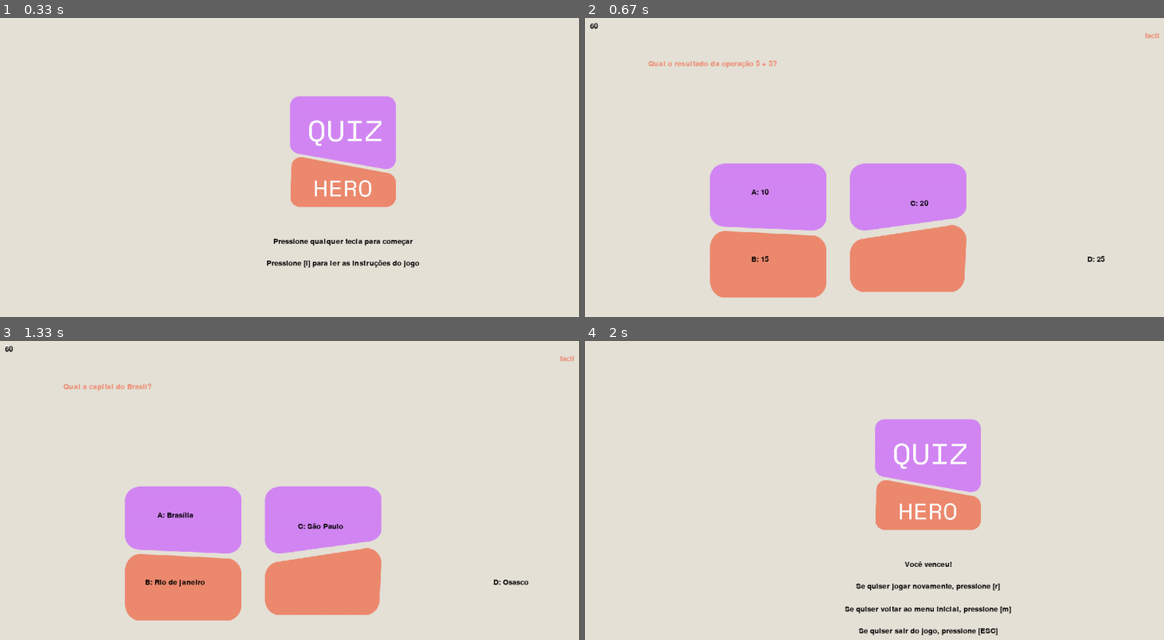
Above: before the commit, frames 1-4 (two rows, left to right).
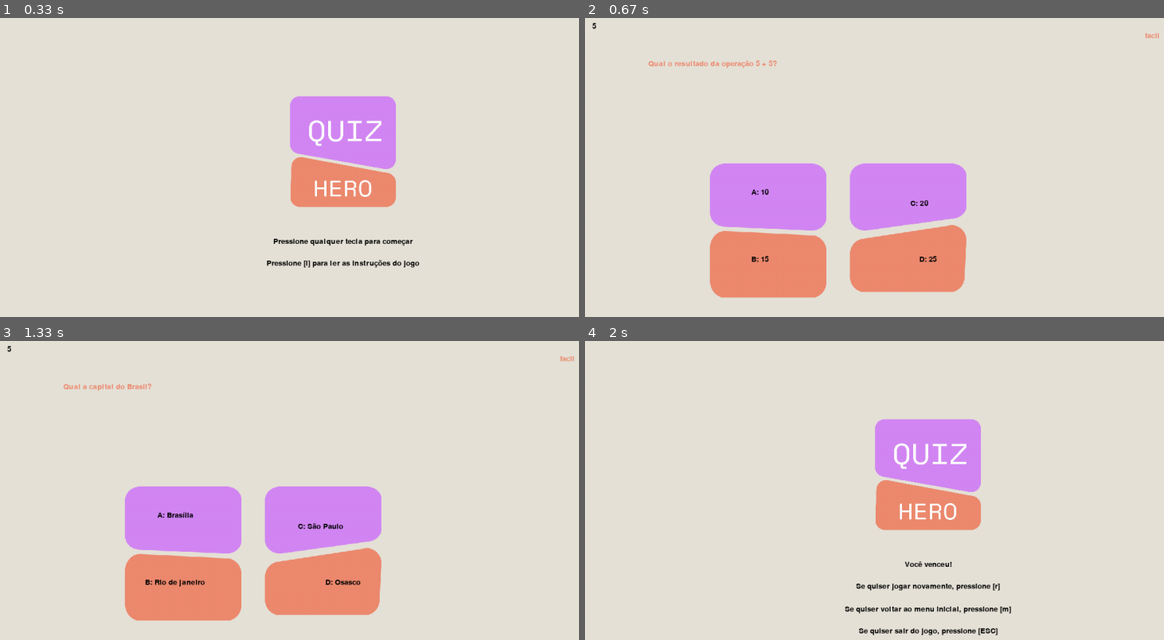
Above: after the commit, the same moments.

Repository: insper-classroom/devlife-23-1-projeto-pygame-jonas-pelegrina-gabriel-mendes
Game: pygame game, started from jogo.py
The game is run twice, just before and just after one commit, with the same random seed, the same clock (stepped at 60 frames per second) and the same inputs.
Inputs:
- Up to frame 1 (0.33 s): no input
- Up to frame 2 (0.67 s): tap Enter at 0.33 s
- Up to frame 3 (1.33 s): tap A at 0.67 s; hold R from 1 s (still down)
- Up to frame 4 (2 s): release R at 1.47 s; tap A at 1.5 s

Frame 1 is identical in both runs. In frame 2, 0.1% of the frame differs, in the area x 0-90%, y 1-82%; in frame 3, 0.2%, in the area x 0-92%, y 1-82%; in frame 4, nothing differs.

Commit message:
Organizando textos do jogo

Diff:
--- a/jogo.py
+++ b/jogo.py
@@ -94,7 +94,7 @@
             window.blit (opcao_a, (WIDTH/2 - opcao_a.get_width()/2 - 300, HEIGHT/10 - opcao_a.get_height()/2 + 280))
             window.blit (opcao_b, (WIDTH/2 - opcao_b.get_width()/2 - 300, HEIGHT/10 - opcao_b.get_height()/2 + 400))
             window.blit (opcao_c, (WIDTH/2 - opcao_c.get_width(), HEIGHT/10 - opcao_c.get_height()/2 + 300))
-            window.blit (opcao_d, (WIDTH/2 - opcao_d.get_width()/2 + 300, HEIGHT/10 - opcao_d.get_height()/2 + 400))
+            window.blit (opcao_d, (WIDTH/2 - opcao_d.get_width()/2, HEIGHT/10 - opcao_d.get_height()/2 + 400))
 
 
 
@@ -111,7 +111,7 @@
         # Tela de fim de jogo
         elif tela_fim_de_jogo:
             window.blit(logo, (WIDTH/2 - logo.get_width()/2, HEIGHT/2 - logo.get_height()/2 - 80))
-            mensagem = fonte_jogo.render('Você perdeu...', True, (0, 0, 0))
+            mensagem = fonte_jogo.render('Você perdeu...', True, LARANJA)
             mensagem2 = fonte_jogo.render('Se quiser jogar novamente, pressione [r]', True, (0, 0, 0))
             mensagem3 = fonte_jogo.render('Se quiser voltar ao menu inicial, pressione [m]', True, (0, 0, 0))
             sair = fonte_jogo.render('Se quiser sair do jogo, pressione [ESC]', True, (0, 0, 0))
@@ -153,7 +153,7 @@
                     questao_sorteada_facil = sorteia_questao(dicionario_classificado, 'facil')
 
                     # Timer do jogo
-                    timer, texto = 60, '60'.rjust(3)
+                    timer, texto = 5, '5'.rjust(3)
                     time.set_timer(USEREVENT, 1000)
 
 
@@ -184,7 +184,7 @@
                 questao_sorteada_facil = sorteia_questao(dicionario_classificado, 'facil')
 
                 # Timer do jogo
-                timer, texto = 60, '60'.rjust(3)
+                timer, texto = 5, '5'.rjust(3)
                 time.set_timer(USEREVENT, 1000)
 
 
@@ -199,7 +199,7 @@
                 questao_sorteada_facil = sorteia_questao(dicionario_classificado, 'facil')
 
                 # Timer do jogo
-                timer, texto = 60, '60'.rjust(3)
+                timer, texto = 5, '5'.rjust(3)
                 time.set_timer(USEREVENT, 1000)
 
 
